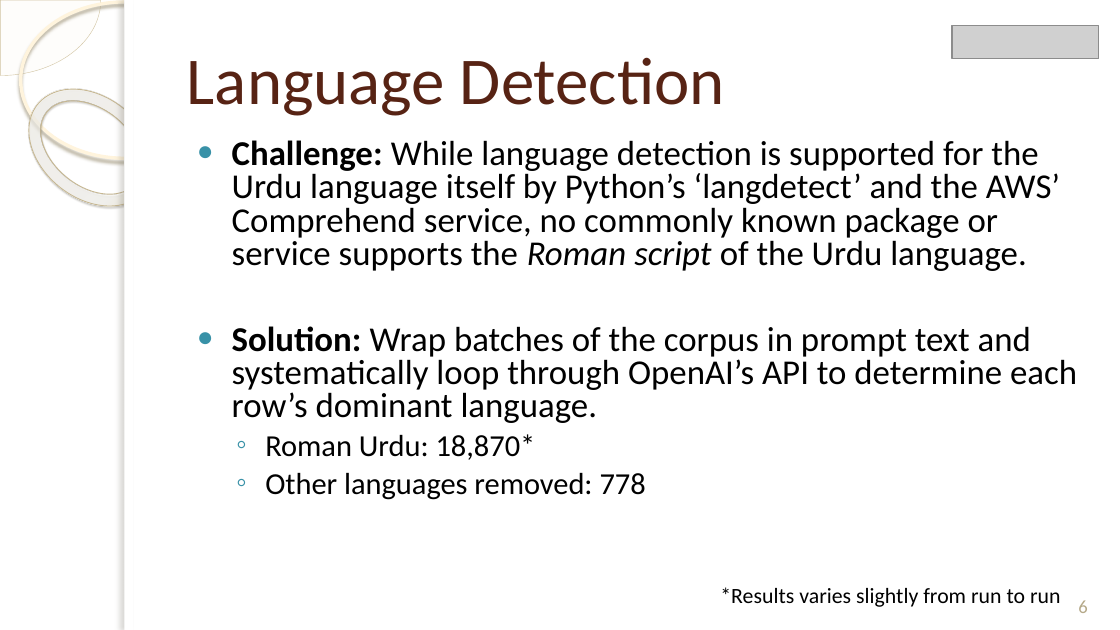
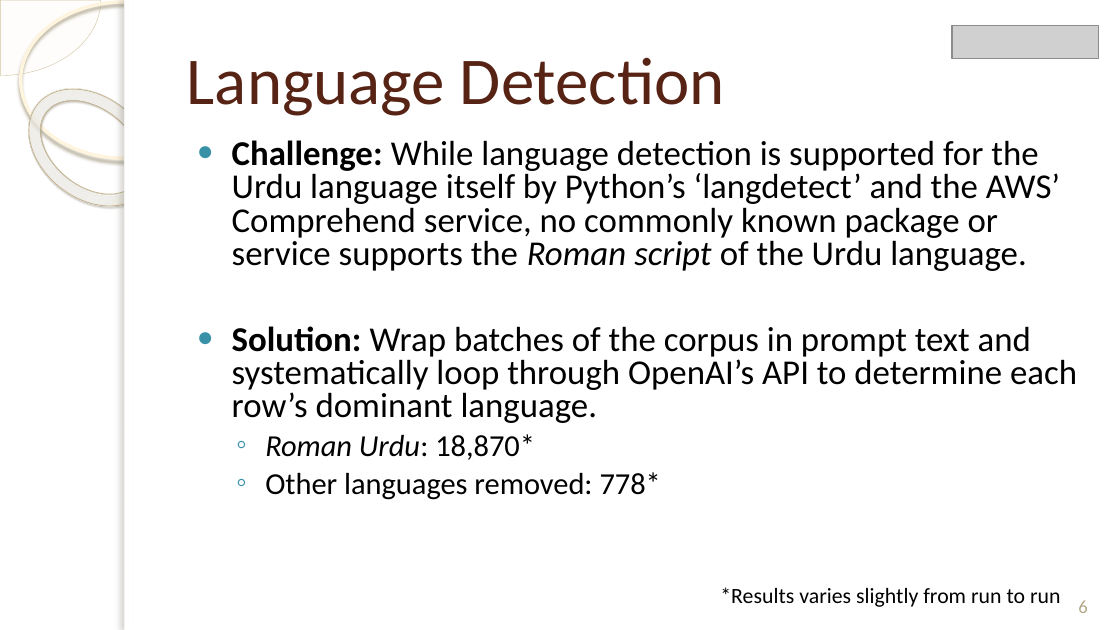
Before and after one commit to JosephGirsch/Urdu_sentiment_repo, a slide deck: slide 6 of Roman Urdu Sentiment Identification.pptx. Drawn at 1120x630 pixels with LibreOffice and Linux fonts; fonts in the diff are those of the drawing; grey boxes stand for pictures; background and template pictures are left out. Boxes give left, top, right and bottom in pixels: in the first picture for what was removed or moved away, otherwise in the second. Text is boxed around its words. In the diff, an @@ line names an element or a change of style, - is before the commit and + after.

```diff
--- a/Roman Urdu Sentiment Identification.pptx
+++ b/Roman Urdu Sentiment Identification.pptx
@@ text at box(265, 434, 535, 460): italic on in "Roman Urdu:" @@
@@ text at box(265, 472, 661, 500): text changed @@
-  ◦ Other languages removed: 778
+  ◦ Other languages removed: 778*
```
Also in this commit, not shown: 2 other slides changed, 1 other file.
